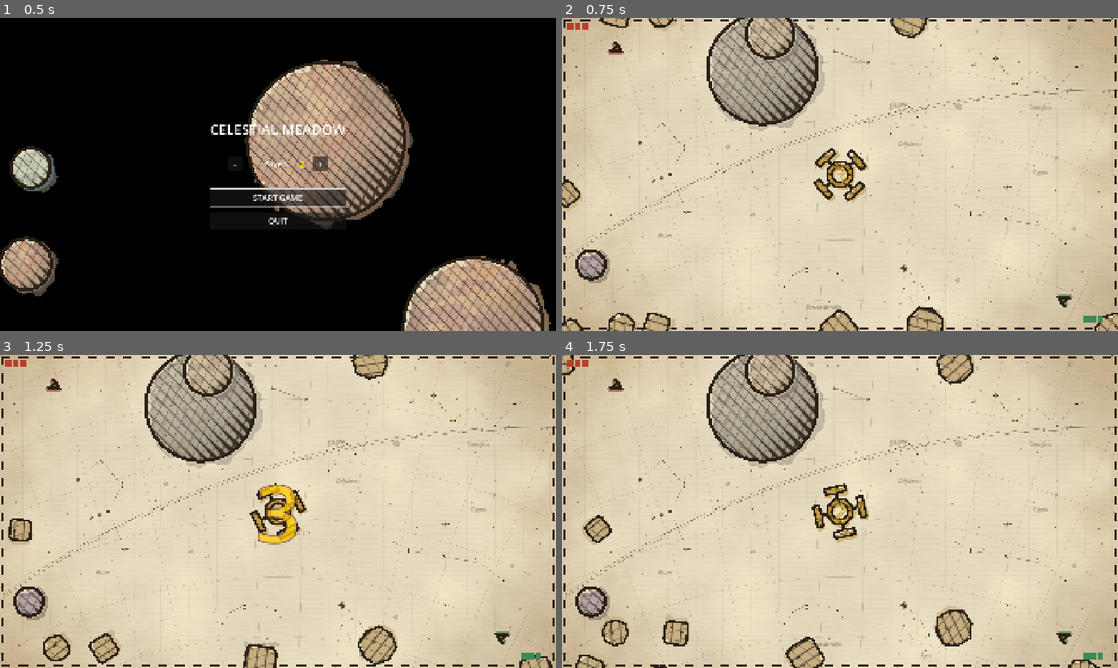
Above: before the commit, frames 1-4 (two rows, left to right).
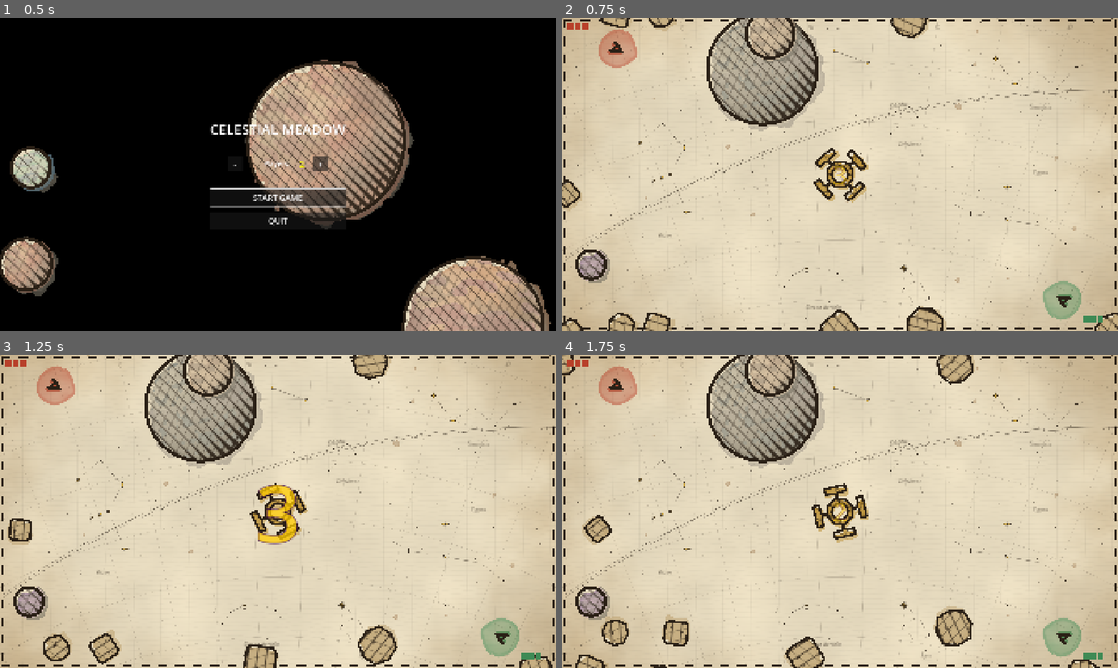
Above: after the commit, the same moments.

Repository: Teeohbee/CelestialMeadow
Game: Godot game, scene res://menu.tscn
Same seed, same stepped clock (60 frames per second), same inputs: the game is played once before the commit and once after it.
Inputs:
- Up to frame 1 (0.5 s): no input
- Up to frame 2 (0.75 s): click "START GAME" at 0.5 s
- Up to frame 3 (1.25 s): no input
- Up to frame 4 (1.75 s): no input

Frame 1 is identical in both runs. In frame 2, 1.2% of the frame differs, in the area x 6-94%, y 3-97%; in frame 3, 1.2%; in frame 4, 1.2%.

Commit message:
feat: chart-style shots, power-ups and ship washes
- shots are dotted course lines in the player's pigment with an ink
  arrowhead
- power-ups are astronomical symbols in engraved roundels: the Sun for
  shield, a comet for rapid fire, Mercury for speed
- each ship sits in a loose watercolour blot of its colour so six
  players stay readable on the pale plate
- shield bubble becomes an ultramarine wash

Diff:
--- a/bullet.gd
+++ b/bullet.gd
@@ -9,6 +9,7 @@
 	transform = _transform
 	velocity = transform.x * speed
 	player_number = _player_number
+	$Shot.set_player(player_number)
 
 func _physics_process(delta):
 	position += velocity * delta
--- a/bullet.tscn
+++ b/bullet.tscn
@@ -1,7 +1,7 @@
 [gd_scene load_steps=4 format=3 uid="uid://ew1xete2o5va"]
 
 [ext_resource type="Script" path="res://bullet.gd" id="1_w6a11"]
-[ext_resource type="Texture2D" uid="uid://bgjfce45u4m1c" path="res://sprites/laser.png" id="2_ilf2a"]
+[ext_resource type="Script" path="res://chart_shot.gd" id="2_shot"]
 
 [sub_resource type="RectangleShape2D" id="RectangleShape2D_ek1mn"]
 size = Vector2(24, 128)
@@ -11,10 +11,9 @@
 script = ExtResource("1_w6a11")
 metadata/_edit_group_ = true
 
-[node name="Sprite2D" type="Sprite2D" parent="."]
-rotation = 1.5708
-scale = Vector2(0.2, 0.5)
-texture = ExtResource("2_ilf2a")
+[node name="Shot" type="Node2D" parent="."]
+scale = Vector2(2, 2)
+script = ExtResource("2_shot")
 
 [node name="CollisionShape2D" type="CollisionShape2D" parent="."]
 rotation = 1.5708
--- /dev/null
+++ b/chart_shot.gd
@@ -0,0 +1,22 @@
+extends Node2D
+
+## A shot drawn as a chart's course line: a dotted trail in the player's
+## pigment ending in an engraved arrowhead. Drawn in the bullet's space,
+## with +x the direction of travel.
+
+const DOTS: int = 6
+const DOT_SPACING: float = 9.0
+
+var color: Color = GameConfig.CHART_INK
+
+func set_player(player_number: int):
+	color = GameConfig.PLAYER_COLORS[player_number]
+	queue_redraw()
+
+func _draw():
+	var ink = GameConfig.CHART_INK
+	for i in DOTS:
+		var radius = 2.6 - i * 0.3
+		draw_circle(Vector2(-i * DOT_SPACING - 4.0, 0.0), radius, Color(color, 1.0 - i * 0.12), true, -1.0, true)
+	var head = PackedVector2Array([Vector2(10.0, 0.0), Vector2(-1.0, 4.5), Vector2(1.5, 0.0), Vector2(-1.0, -4.5)])
+	draw_colored_polygon(head, ink)
--- /dev/null
+++ b/chart_symbol.gd
@@ -0,0 +1,40 @@
+extends Node2D
+
+## An astronomical symbol in an engraved roundel, drawn in ink with gold.
+## Used for power-ups: the Sun for the shield, a comet for rapid fire and
+## Mercury, the messenger, for speed.
+
+enum Symbol { SUN, COMET, MERCURY }
+
+@export var symbol: Symbol = Symbol.SUN
+
+const RADIUS: float = 17.0
+
+func _draw():
+	var ink = GameConfig.CHART_INK
+	var gold = GameConfig.CHART_GOLD
+	draw_circle(Vector2.ZERO, RADIUS, GameConfig.CHART_PAPER)
+	draw_circle(Vector2.ZERO, RADIUS, ink, false, 1.8, true)
+	draw_circle(Vector2.ZERO, RADIUS + 3.5, ink, false, 0.8, true)
+	match symbol:
+		Symbol.SUN:
+			for i in 12:
+				var dir = Vector2.from_angle(i * TAU / 12.0)
+				draw_line(dir * 8.5, dir * (13.5 if i % 2 == 0 else 11.5), ink, 1.2, true)
+			draw_circle(Vector2.ZERO, 7.0, gold)
+			draw_circle(Vector2.ZERO, 7.0, ink, false, 1.4, true)
+			draw_circle(Vector2.ZERO, 1.8, ink)
+		Symbol.COMET:
+			var head = Vector2(5.0, -5.0)
+			for i in 4:
+				var spread = (i - 1.5) * 0.16
+				var tail = head + Vector2.from_angle(PI * 0.75 + spread) * (13.0 + (i % 2) * 3.0)
+				draw_line(head, tail, ink, 1.1, true)
+			draw_circle(head, 4.5, gold)
+			draw_circle(head, 4.5, ink, false, 1.3, true)
+		Symbol.MERCURY:
+			draw_arc(Vector2(0.0, -9.0), 5.0, 0.15 * PI, 0.85 * PI, 16, ink, 1.6, true)
+			draw_circle(Vector2(0.0, -2.0), 4.5, gold)
+			draw_circle(Vector2(0.0, -2.0), 4.5, ink, false, 1.6, true)
+			draw_line(Vector2(0.0, 2.5), Vector2(0.0, 12.0), ink, 1.6, true)
+			draw_line(Vector2(-4.0, 8.0), Vector2(4.0, 8.0), ink, 1.6, true)
--- a/game_config.gd
+++ b/game_config.gd
@@ -33,7 +33,7 @@
 # Shield Visual
 const SHIELD_RADIUS: int = 40
 const SHIELD_SEGMENTS: int = 32
-const SHIELD_COLOR: Color = Color(0, 0.8, 1.0, 0.3)
+const SHIELD_COLOR: Color = Color(0.17, 0.31, 0.63, 0.25)  # Ultramarine wash
 
 # Asteroid Settings
 const ASTEROID_INITIAL_COUNT: int = 10
--- a/player.gd
+++ b/player.gd
@@ -83,6 +83,7 @@
 
 func set_ship_colour():
 	$Ship.set_self_modulate(GameConfig.PLAYER_COLORS[player_number])
+	$Ship/Wash.set_self_modulate(GameConfig.PLAYER_COLORS[player_number])
 
 func set_ship_starting_rotation():
 	# Original logic that works for corners
--- a/player.tscn
+++ b/player.tscn
@@ -9,6 +9,19 @@
 [ext_resource type="AudioStream" uid="uid://crehfdwax0f6x" path="res://audio/explosion.ogg" id="7_3y38g"]
 [ext_resource type="Material" path="res://shaders/engraving_ship_material.tres" id="8_ship_mat"]
 [ext_resource type="Material" path="res://shaders/engraving_star_material.tres" id="9_flame_mat"]
+
+[ext_resource type="Shader" path="res://shaders/watercolour_wash.gdshader" id="10_wash"]
+
+[sub_resource type="Gradient" id="Gradient_wash"]
+colors = PackedColorArray(1, 1, 1, 1, 1, 1, 1, 1)
+
+[sub_resource type="GradientTexture2D" id="GradientTexture2D_wash"]
+gradient = SubResource("Gradient_wash")
+width = 128
+height = 128
+
+[sub_resource type="ShaderMaterial" id="ShaderMaterial_wash"]
+shader = ExtResource("10_wash")
 
 [sub_resource type="CircleShape2D" id="CircleShape2D_v3wws"]
 radius = 21.0
@@ -24,6 +37,12 @@
 rotation = 1.5708
 scale = Vector2(0.5, 0.5)
 texture = ExtResource("3_d23ed")
+
+[node name="Wash" type="Sprite2D" parent="Ship"]
+show_behind_parent = true
+material = SubResource("ShaderMaterial_wash")
+scale = Vector2(2.6, 2.6)
+texture = SubResource("GradientTexture2D_wash")
 
 [node name="Thruster" type="Sprite2D" parent="Ship"]
 material = ExtResource("9_flame_mat")
--- a/powerup.tscn
+++ b/powerup.tscn
@@ -1,6 +1,7 @@
-[gd_scene load_steps=3 format=3 uid="uid://cq8r4y5g3mbhp"]
+[gd_scene load_steps=4 format=3 uid="uid://cq8r4y5g3mbhp"]
 
 [ext_resource type="Script" path="res://powerup.gd" id="1_powerup"]
+[ext_resource type="Script" path="res://chart_symbol.gd" id="2_symbol"]
 
 [sub_resource type="CircleShape2D" id="CircleShape2D_1"]
 radius = 15.0
@@ -8,20 +9,16 @@
 [node name="Powerup" type="Area2D"]
 script = ExtResource("1_powerup")
 
-[node name="Shield" type="Polygon2D" parent="."]
-color = Color(0.5, 0, 1, 1)
-polygon = PackedVector2Array(-15, 0, -10.6, -10.6, 0, -15, 10.6, -10.6, 15, 0, 10.6, 10.6, 0, 15, -10.6, 10.6)
+[node name="Shield" type="Node2D" parent="."]
+script = ExtResource("2_symbol")
 
-[node name="RapidFire" type="ColorRect" parent="."]
-offset_left = -12.0
-offset_top = -12.0
-offset_right = 12.0
-offset_bottom = 12.0
-color = Color(1, 0.5, 0, 1)
+[node name="RapidFire" type="Node2D" parent="."]
+script = ExtResource("2_symbol")
+symbol = 1
 
-[node name="SpeedBoost" type="Polygon2D" parent="."]
-color = Color(0.5, 1, 0, 1)
-polygon = PackedVector2Array(0, -15, -13, 15, 13, 15)
+[node name="SpeedBoost" type="Node2D" parent="."]
+script = ExtResource("2_symbol")
+symbol = 2
 
 [node name="CollisionShape2D" type="CollisionShape2D" parent="."]
 shape = SubResource("CircleShape2D_1")
--- /dev/null
+++ b/shaders/watercolour_wash.gdshader
@@ -0,0 +1,40 @@
+shader_type canvas_item;
+
+// A loose blot of watercolour laid behind a ship, in the node's modulate
+// colour, so each player reads from across the room. Ragged edge, uneven
+// density, and the darker rim where pigment dries at the edge of a wash.
+
+uniform float strength = 0.5;
+uniform float edge = 0.8;          // radius of the blot, 0..1 of the node
+uniform float raggedness = 0.22;
+uniform float rim = 0.55;
+
+varying vec4 tint;
+
+void vertex() {
+	tint = COLOR;
+}
+
+float hash(vec2 p) {
+	return fract(sin(dot(p, vec2(127.1, 311.7))) * 43758.5453);
+}
+
+float value_noise(vec2 p) {
+	vec2 i = floor(p);
+	vec2 f = fract(p);
+	f = f * f * (3.0 - 2.0 * f);
+	return mix(mix(hash(i), hash(i + vec2(1.0, 0.0)), f.x),
+		mix(hash(i + vec2(0.0, 1.0)), hash(i + vec2(1.0, 1.0)), f.x), f.y);
+}
+
+void fragment() {
+	vec2 c = (UV - 0.5) * 2.0;
+	float r = length(c);
+	float angle = atan(c.y, c.x);
+	float wobble = value_noise(vec2(angle * 2.2, 3.0)) * 0.6 + value_noise(UV * 9.0) * 0.4;
+	float e = edge * (1.0 - raggedness * 0.5 + raggedness * wobble);
+	float inside = 1.0 - smoothstep(e - 0.02, e + 0.02, r);
+	float pooled = smoothstep(e - 0.16, e - 0.02, r) * inside;
+	float density = (0.55 + 0.35 * value_noise(UV * 5.0 + 7.0)) * inside + pooled * rim;
+	COLOR = vec4(tint.rgb, clamp(density, 0.0, 1.0) * strength * tint.a);
+}
Not shown, added: chart_shot.gd.uid
Not shown, added: chart_symbol.gd.uid
Not shown: 1 places in player.tscn that only renumber resources
Not shown, added: shaders/watercolour_wash.gdshader.uid
